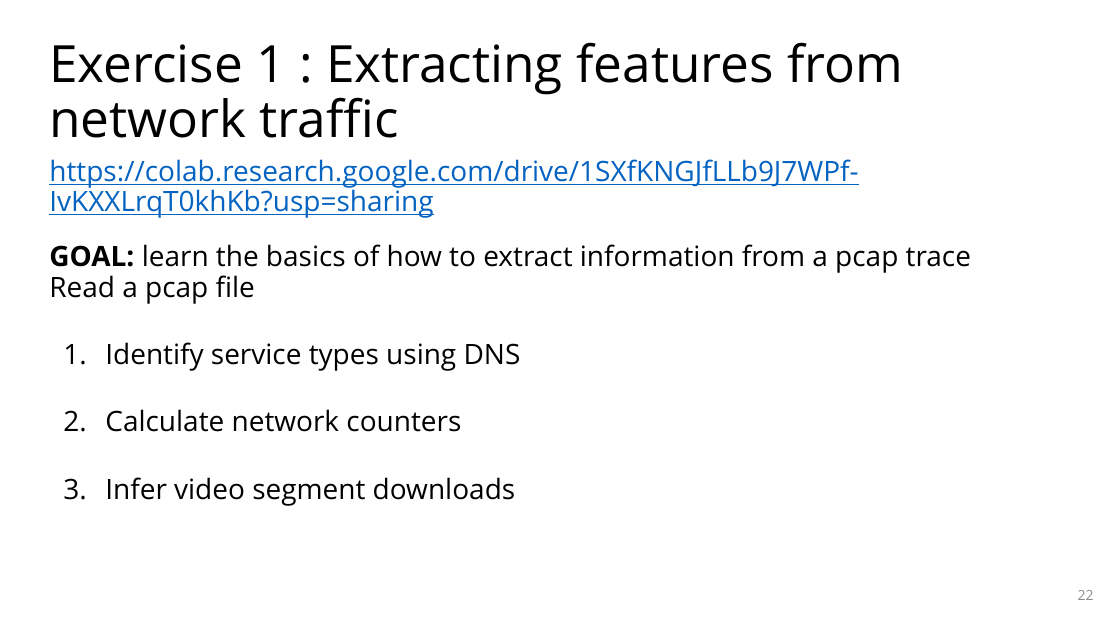
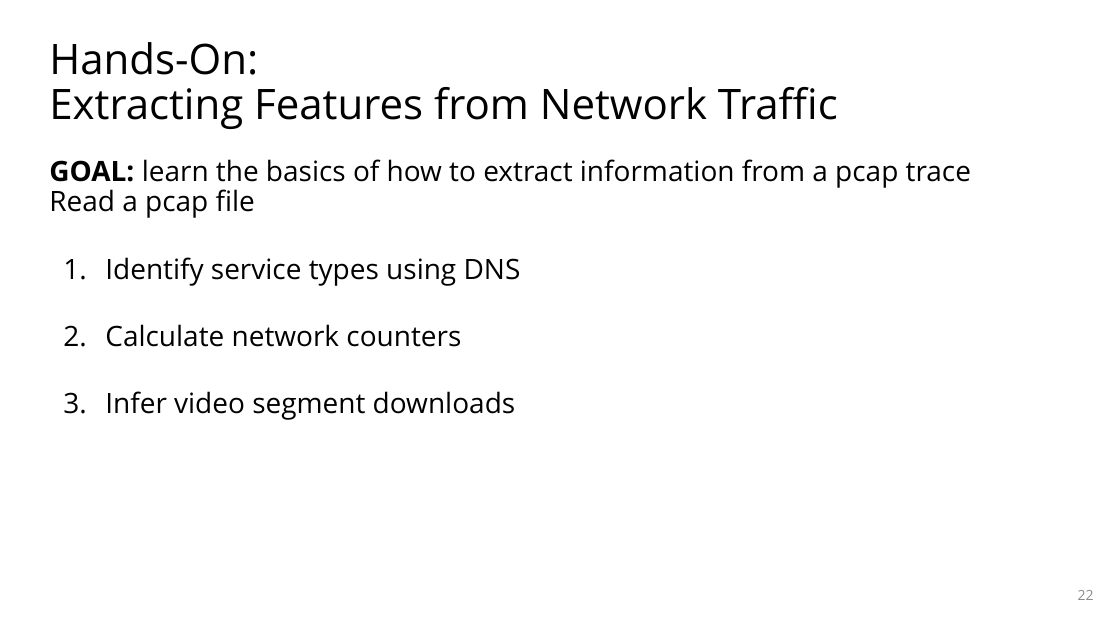
Before and after one commit to noise-lab/ml-systems, a slide deck: slide 22 of docs/slides/3-performance.pptx. Drawn at 1120x630 pixels with LibreOffice and Linux fonts; fonts in the diff are those of the drawing. Boxes give left, top, right and bottom in pixels: in the first picture for what was removed or moved away, otherwise in the second. Text is boxed around its words. In the diff, an @@ line names an element or a change of style, - is before the commit and + after.

Commit message:
some updates and additional background/thought questions on hands on

```diff
--- a/docs/slides/3-performance.pptx
+++ b/docs/slides/3-performance.pptx
@@ title at box(49, 42, 838, 129): text changed; size 44 to 36 pt @@
-Exercise 1 : Extracting features from network traffic
+Hands-On:
+Extracting Features from Network Traffic
@@ text at box(49, 159, 858, 218): paragraph removed @@
-https://colab.research.google.com/drive/1SXfKNGJfLLb9J7WPf-IvKXXLrqT0khKb?usp=sharing
```
Also in this commit, not shown: 3 other files.
